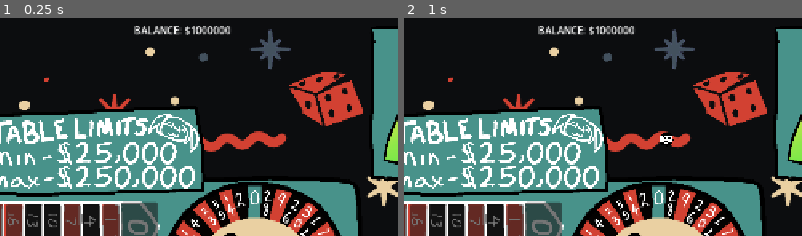
Above: before the commit, frames 1-2 (left to right).
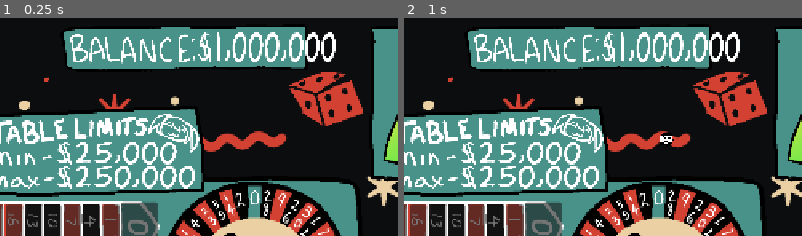
Above: after the commit, the same moments.

Repository: JordanRaia/gmtk-game-jam-2026
Game: Godot game, scene res://MainScene.tscn
Two runs of this game, one before a commit and one after it. Both use one fixed random seed, a clock stepped at 60 frames per second and the inputs below.
Inputs (mouse positions are % of the whole screen's width and height, from its top left):
- Up to frame 1 (0.25 s): no input
- Up to frame 2 (1 s): drag from (35, 92) to (60, 28) at 0.52 s
The pictures show only the part of the screen within x 27-77%, y 0-50%; the shares and areas given below are measured in that part.

The runs differ from the first frame. In frame 1, 12% of the frame differs, in the area x 16-85%, y 3-24%; in frame 2, 12%.

Commit message:
Add Balance UI component and update MainScene script to remove balance label text

Diff:
--- a/MainScene.tscn
+++ b/MainScene.tscn
@@ -27,6 +27,8 @@
 [ext_resource type="Texture2D" uid="uid://b52u2edecrtko" path="res://Assets/art/luckbox.png" id="25_obg7t"]
 [ext_resource type="Texture2D" uid="uid://b073dbqx8e3p2" path="res://Assets/art/luckmeter.png" id="26_v3bin"]
 [ext_resource type="Texture2D" uid="uid://cpeek4y4d6y6k" path="res://Assets/art/luckdial.png" id="27_6dw4c"]
+[ext_resource type="Script" uid="uid://bexer04lrku7d" path="res://Scripts/Balance.gd" id="28_6dw4c"]
+[ext_resource type="Texture2D" uid="uid://ujf5nlmdxyyj" path="res://Assets/art/balance.png" id="28_v3bin"]
 
 [sub_resource type="SpriteFrames" id="SpriteFrames_dh88x"]
 animations = [{
@@ -104,18 +106,6 @@
 anchor_bottom = 1.0
 grow_horizontal = 2
 grow_vertical = 2
-
-[node name="BalanceLabel" type="Label" parent="CanvasLayer/UI_Layer" unique_id=695806010]
-layout_mode = 1
-anchors_preset = 5
-anchor_left = 0.5
-anchor_right = 0.5
-offset_left = -20.0
-offset_top = 16.0
-offset_right = 20.0
-offset_bottom = 39.0
-grow_horizontal = 2
-horizontal_alignment = 1
 
 [node name="TimerLabel" type="Label" parent="CanvasLayer/UI_Layer" unique_id=1680922433]
 layout_mode = 1
@@ -785,4 +775,81 @@
 pivot_offset = Vector2(349, 400)
 texture = ExtResource("27_6dw4c")
 
+[node name="Balance" type="Control" parent="CanvasLayer/UI_Layer" unique_id=1587663833]
+layout_mode = 1
+anchors_preset = 5
+anchor_left = 0.5
+anchor_right = 0.5
+offset_left = -201.00006
+offset_top = 15.999998
+offset_right = 953.0
+offset_bottom = 260.0
+grow_horizontal = 2
+scale = Vector2(0.35, 0.35)
+script = ExtResource("28_6dw4c")
+
+[node name="TextureRect" type="TextureRect" parent="CanvasLayer/UI_Layer/Balance" unique_id=616558937]
+layout_mode = 0
+offset_right = 40.0
+offset_bottom = 40.0
+texture = ExtResource("28_v3bin")
+
+[node name="Digits" type="GridContainer" parent="CanvasLayer/UI_Layer/Balance" unique_id=1747317039]
+layout_mode = 0
+offset_left = 648.0
+offset_top = 32.0
+offset_right = 1128.0
+offset_bottom = 188.0
+columns = 10
+
+[node name="Digit1" type="TextureRect" parent="CanvasLayer/UI_Layer/Balance/Digits" unique_id=1079315807]
+layout_mode = 2
+size_flags_horizontal = 3
+size_flags_vertical = 3
+
+[node name="Digit2" type="TextureRect" parent="CanvasLayer/UI_Layer/Balance/Digits" unique_id=1495575615]
+layout_mode = 2
+size_flags_horizontal = 3
+size_flags_vertical = 3
+
+[node name="Digit3" type="TextureRect" parent="CanvasLayer/UI_Layer/Balance/Digits" unique_id=603017805]
+layout_mode = 2
+size_flags_horizontal = 3
+size_flags_vertical = 3
+
+[node name="Digit4" type="TextureRect" parent="CanvasLayer/UI_Layer/Balance/Digits" unique_id=1707410972]
+layout_mode = 2
+size_flags_horizontal = 3
+size_flags_vertical = 3
+
+[node name="Digit5" type="TextureRect" parent="CanvasLayer/UI_Layer/Balance/Digits" unique_id=1231007156]
+layout_mode = 2
+size_flags_horizontal = 3
+size_flags_vertical = 3
+
+[node name="Digit6" type="TextureRect" parent="CanvasLayer/UI_Layer/Balance/Digits" unique_id=515489478]
+layout_mode = 2
+size_flags_horizontal = 3
+size_flags_vertical = 3
+
+[node name="Digit7" type="TextureRect" parent="CanvasLayer/UI_Layer/Balance/Digits" unique_id=882496092]
+layout_mode = 2
+size_flags_horizontal = 3
+size_flags_vertical = 3
+
+[node name="Digit8" type="TextureRect" parent="CanvasLayer/UI_Layer/Balance/Digits" unique_id=1009993062]
+layout_mode = 2
+size_flags_horizontal = 3
+size_flags_vertical = 3
+
+[node name="Digit9" type="TextureRect" parent="CanvasLayer/UI_Layer/Balance/Digits" unique_id=2040366556]
+layout_mode = 2
+size_flags_horizontal = 3
+size_flags_vertical = 3
+
+[node name="Digit10" type="TextureRect" parent="CanvasLayer/UI_Layer/Balance/Digits" unique_id=1281621252]
+layout_mode = 2
+size_flags_horizontal = 3
+size_flags_vertical = 3
+
 [connection signal="gui_input" from="CanvasLayer/UI_Layer/ChipTray/SpinLever/Control" to="." method="_on_control_gui_input"]
--- /dev/null
+++ b/Scripts/Balance.gd
@@ -0,0 +1,62 @@
+extends Control
+
+var number_textures = [
+	preload("res://Assets/Numbers/0.png"),
+	preload("res://Assets/Numbers/1.png"),
+	preload("res://Assets/Numbers/2.png"),
+	preload("res://Assets/Numbers/3.png"),
+	preload("res://Assets/Numbers/4.png"),
+	preload("res://Assets/Numbers/5.png"),
+	preload("res://Assets/Numbers/6.png"),
+	preload("res://Assets/Numbers/7.png"),
+	preload("res://Assets/Numbers/8.png"),
+	preload("res://Assets/Numbers/9.png")
+]
+
+var dollar_texture = preload("res://Assets/Numbers/dollar.png")
+var comma_texture = preload("res://Assets/Numbers/comma.png")
+
+# Digit1 is left-most, Digit10 is right-most
+@onready var digits: Array = [
+	$Digits/Digit1, $Digits/Digit2, $Digits/Digit3,
+	$Digits/Digit4, $Digits/Digit5, $Digits/Digit6,
+	$Digits/Digit7, $Digits/Digit8, $Digits/Digit9,
+	$Digits/Digit10
+]
+
+func _ready() -> void:
+	update_display()
+
+func _process(_delta: float) -> void:
+	update_display()
+
+func update_display() -> void:
+	if digits.is_empty() or digits[0] == null:
+		return
+	# Cap at $9,999,999 — 10 characters with $ and commas
+	var safe_balance = clamp(GameState.balance, 0, 9999999)
+	set_number_textures(safe_balance, digits)
+
+func set_number_textures(value: int, digit_nodes: Array) -> void:
+	# Build formatted string: e.g. 1000 -> "$1,000", 1000000 -> "$1,000,000"
+	var value_str = str(value)
+	var formatted = "$"
+	for i in range(value_str.length()):
+		formatted += value_str[i]
+		var remaining = value_str.length() - i - 1
+		if remaining > 0 and remaining % 3 == 0:
+			formatted += ","
+
+	# Assign each character to a node left-aligned; hide unused nodes on the right
+	for i in range(digit_nodes.size()):
+		if i < formatted.length():
+			var ch = formatted[i]
+			if ch == "$":
+				digit_nodes[i].texture = dollar_texture
+			elif ch == ",":
+				digit_nodes[i].texture = comma_texture
+			else:
+				digit_nodes[i].texture = number_textures[ch.to_int()]
+			digit_nodes[i].visible = true
+		else:
+			digit_nodes[i].visible = false
--- a/Scripts/MainScene.gd
+++ b/Scripts/MainScene.gd
@@ -36,7 +36,6 @@
 	print("Selected chip value: ", GameState.current_selected_chip)
 
 func _process(delta: float) -> void:
-	balance_label.text = "BALANCE: $%d" % GameState.balance
 
 	if GameState.time_remaining > 0:
 		GameState.time_remaining -= delta
Not shown, added: Scripts/Balance.gd.uid
